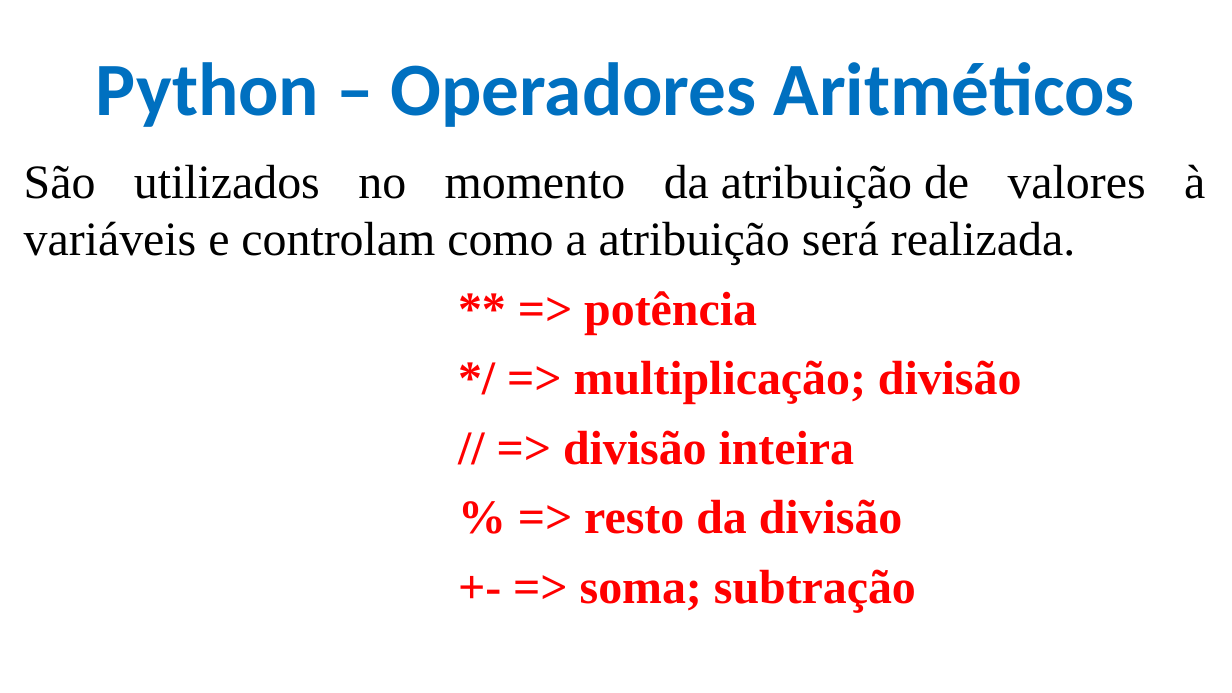
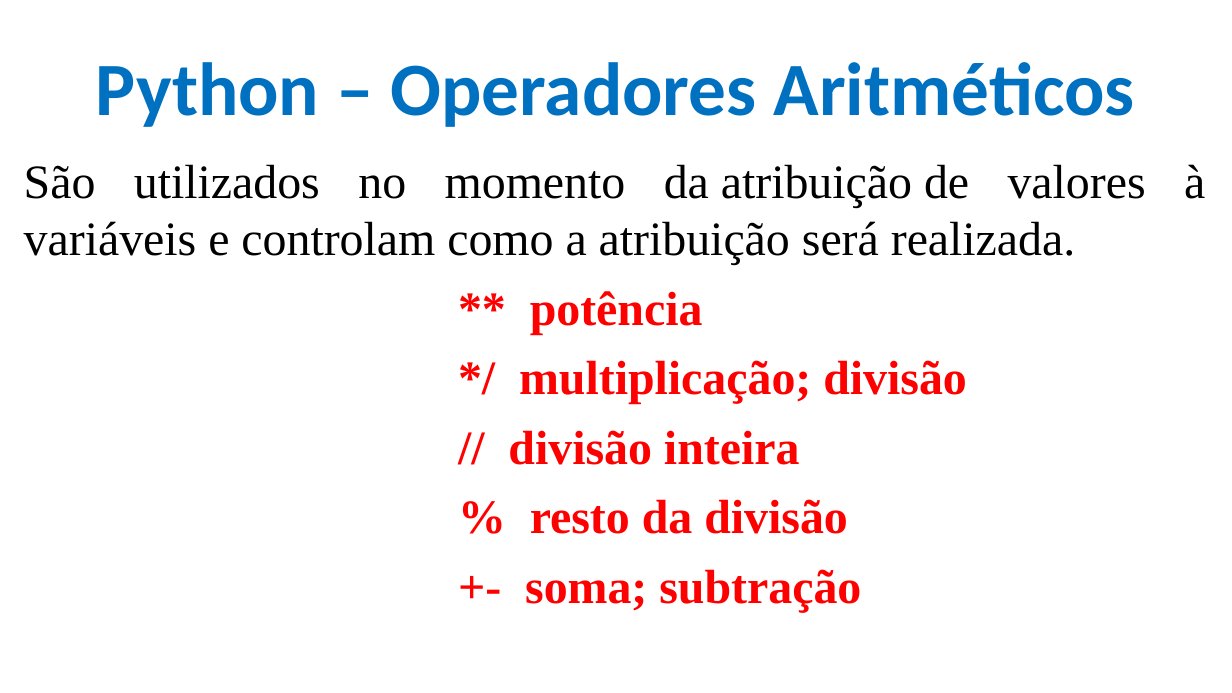
Before and after one commit to CloudEducationBrazil/WydenPythonParadigmas, a slide deck: slide 17 of 01 Classes/Curso de Férias Programação Python - 04Jul2022.pptx. Drawn at 1232x693 pixels with LibreOffice and Linux fonts; fonts in the diff are those of the drawing; background and template pictures are left out. Boxes give left, top, right and bottom in pixels: in the first picture for what was removed or moved away, otherwise in the second. Text is boxed around its words. In the diff, an @@ line names an element or a change of style, - is before the commit and + after.

Commit message:
alteração ppt aula curso de férias Python

```diff
--- a/01 Classes/Curso de Férias Programação Python - 04Jul2022.pptx
+++ b/01 Classes/Curso de Férias Programação Python - 04Jul2022.pptx
@@ text at <box>508,291,967,613</box>: text changed @@
-              ** => potência
-              */ => multiplicação; divisão
-              // => divisão inteira
-              % => resto da divisão
-              +- => soma; subtração
+              ** potência
+              */ multiplicação; divisão
+              // divisão inteira
+              % resto da divisão
+              +- soma; subtração
```
Also in this commit, not shown: 7 other slides changed.
